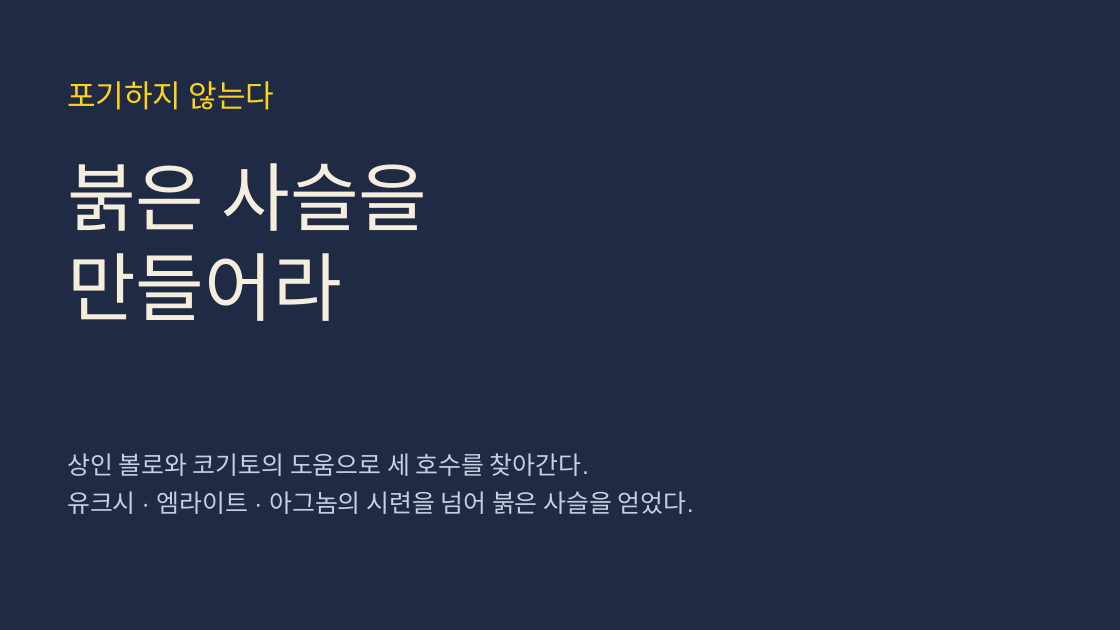
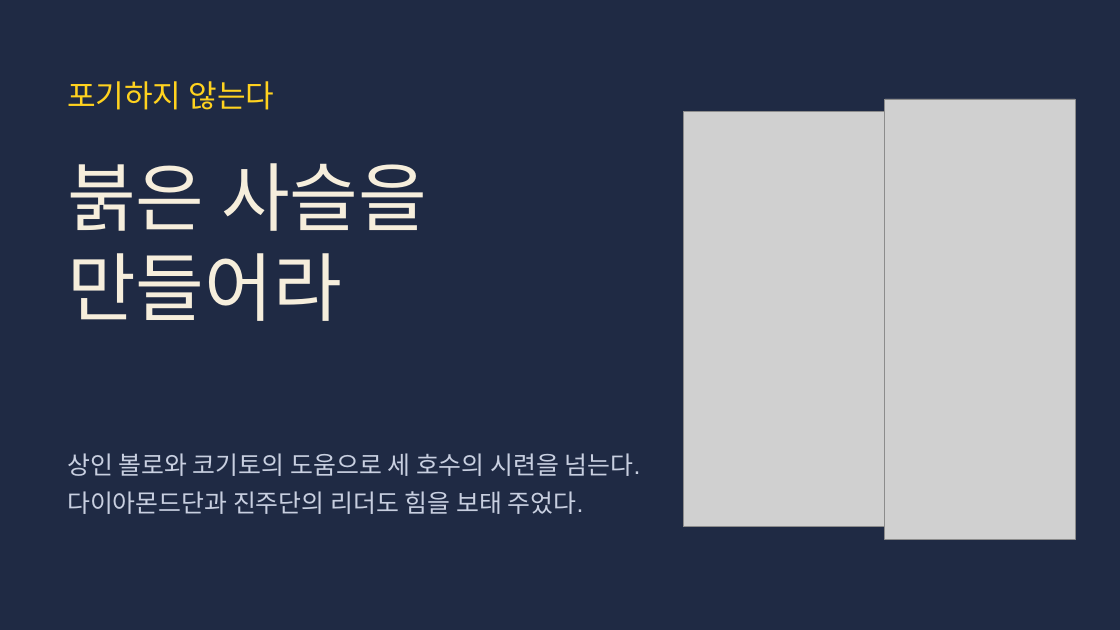
Before and after one commit to choivoo/-, a slide deck: slide 68 of 레전드_히스이_대모험_주거와도시.pptx (slide 94 before the commit). Drawn at 1120x630 pixels with LibreOffice and Linux fonts; fonts in the diff are those of the drawing; grey boxes stand for pictures. Boxes give left, top, right and bottom in pixels: in the first picture for what was removed or moved away, otherwise in the second. Text is boxed around its words. In the diff, an @@ line names an element or a change of style, - is before the commit and + after.

```diff
--- a/레전드_히스이_대모험_주거와도시.pptx
+++ b/레전드_히스이_대모험_주거와도시.pptx
@@ picture added at <box>683,112,885,527</box> @@
@@ picture added at <box>885,99,1075,540</box> @@
@@ text at <box>67,453,641,514</box>: text changed @@
-상인 볼로와 코기토의 도움으로 세 호수를 찾아간다.
-유크시 · 엠라이트 · 아그놈의 시련을 넘어 붉은 사슬을 얻었다.
+상인 볼로와 코기토의 도움으로 세 호수의 시련을 넘는다.
+다이아몬드단과 진주단의 리더도 힘을 보태 주었다.
```
Also in this commit, not shown: 46 other slides changed, 29 slides removed.
